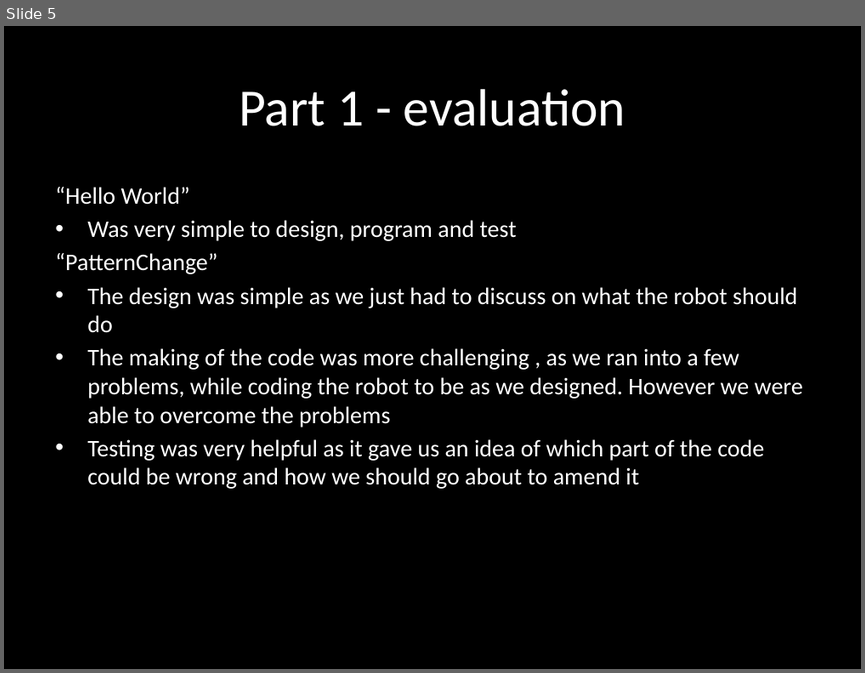
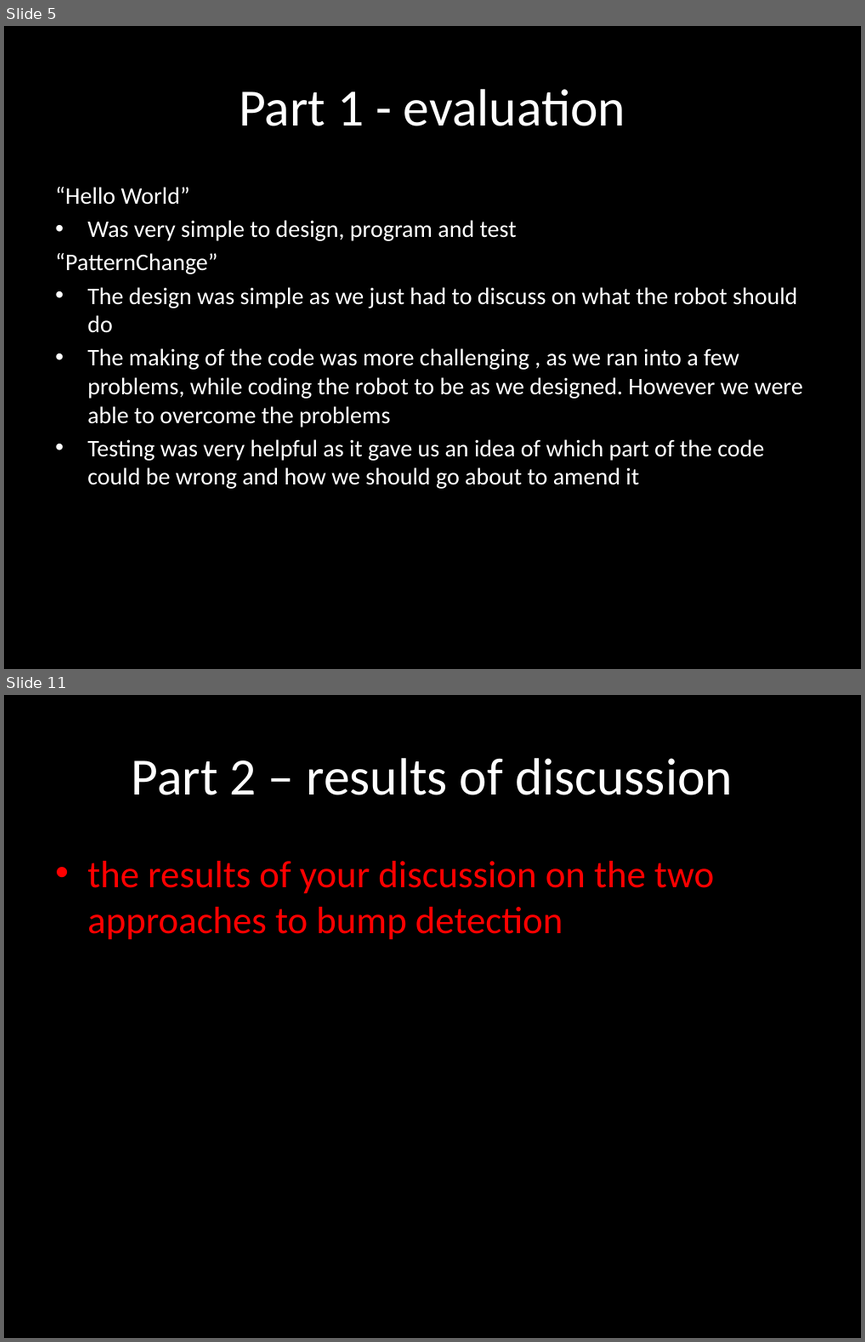
Before and after one commit to Joshiez/RobotProgramming, a slide deck: Exercise 2 Presentation.pptx. Shown one above the other, each under a label of ours: slide 5 before the commit, slides 5 and 11 after it; the slides between them are not shown. The pictures are 865x673 and 865x1342 pixels, drawn with LibreOffice and Linux fonts; fonts in the diff are those of the drawing. Boxes give left, top, right and bottom in pixels: in the first picture for what was removed or moved away, otherwise in the second. Text is boxed around its words. In the diff, an @@ line names an element or a change of style, - is before the commit and + after.

```diff
--- a/Exercise 2 Presentation.pptx
+++ b/Exercise 2 Presentation.pptx
@@ slide 11 added at <box>4,695,861,1338</box>, background #000000 @@
@@ title added at <box>132,758,732,795</box>, 44 pt, text #FFFFFF @@
+Part 2 – results of discussion
@@ text added at <box>87,861,714,940</box>, 32 pt, text #FF0000 @@
+• the results of your discussion on the two approaches to bump detection
```
Also in this commit, not shown: 1 slide changed, 11 other slides added.
